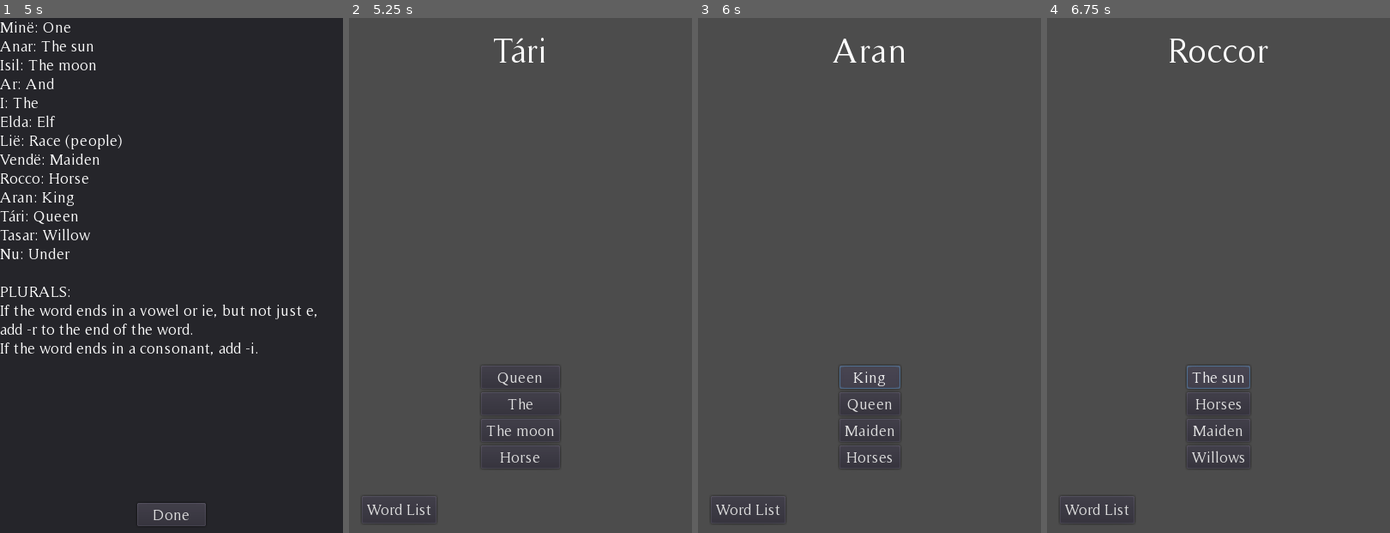
Above: before the commit, frames 1-4 (left to right).
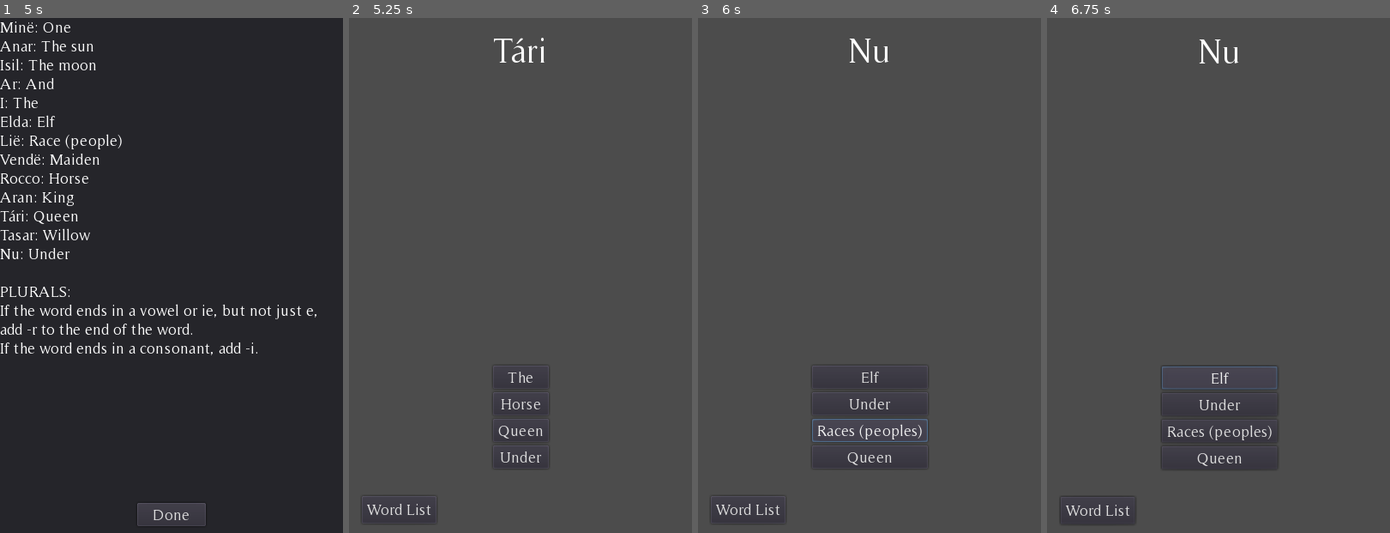
Above: after the commit, the same moments.

Repository: the-alex-g/QuenyaFlashcards
Game: Godot game, scene res://Main.tscn
Same seed, same stepped clock (60 frames per second), same inputs: the game is played once before the commit and once after it. This scene is started directly instead of the project's main scene.
Inputs (mouse positions are in pixels of both pictures, inside the frame that each line leads up to):
- Up to frame 1 (5 s): click (171, 378) at 0.5 s; click (171, 404) at 1.25 s; click (171, 430) at 2 s; click (171, 455) at 2.75 s; click "Word List" at 3.5 s; click "Lesson One: Plurals" at 4.25 s
- Up to frame 2 (5.25 s): click "Done" at 5 s
- Up to frame 3 (6 s): click "Queen" at 5.75 s
- Up to frame 4 (6.75 s): click "King" (after the commit: "Elf") at 6.5 s

Frame 1 is identical in both runs. In frame 2, 0.5% of the frame differs, in the area x 40-60%, y 67-87%; in frame 3, 1.3%; in frame 4, 1.9%, in the area x 3-67%, y 4-98%.

Commit message:
Remove error

Diff:
--- a/project/Main.gd
+++ b/project/Main.gd
@@ -141,7 +141,7 @@
 		var steev := _working_list.keys()
 		steev.erase(answer)
 		var number_of_answers := 0
-		while number_of_answers <= 3:
+		while number_of_answers < 3:
 			index = randi()%steev.size()
 			var q:String = steev[index]
 			var fake_answer:String = _working_list[q]
